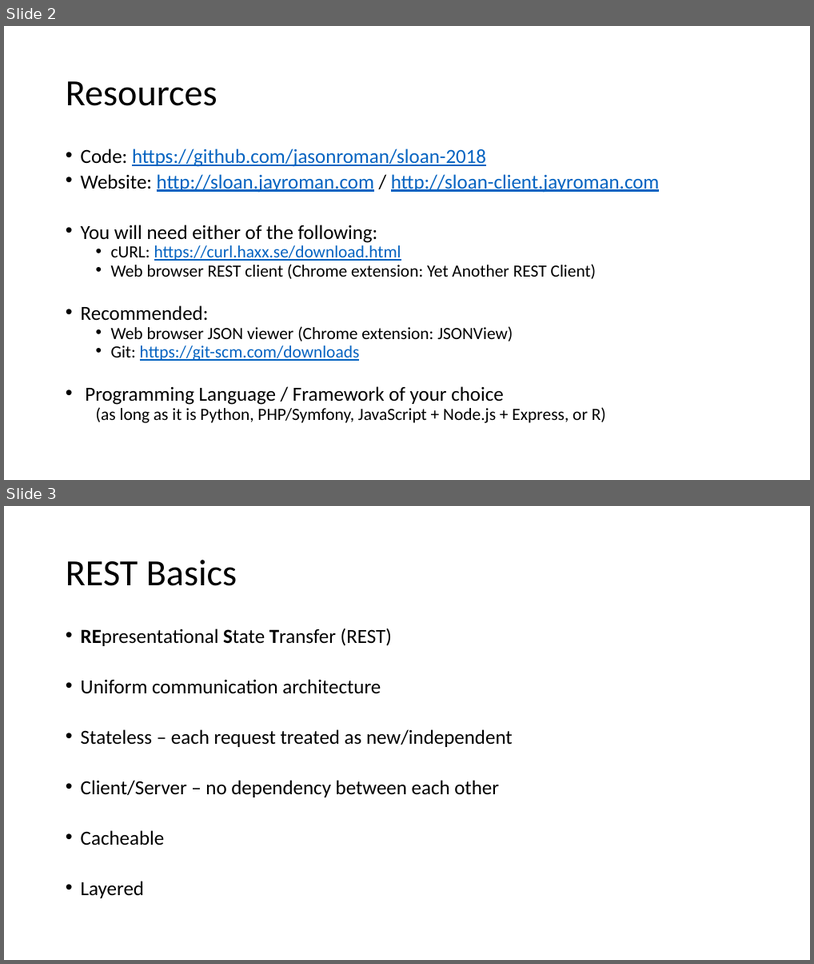
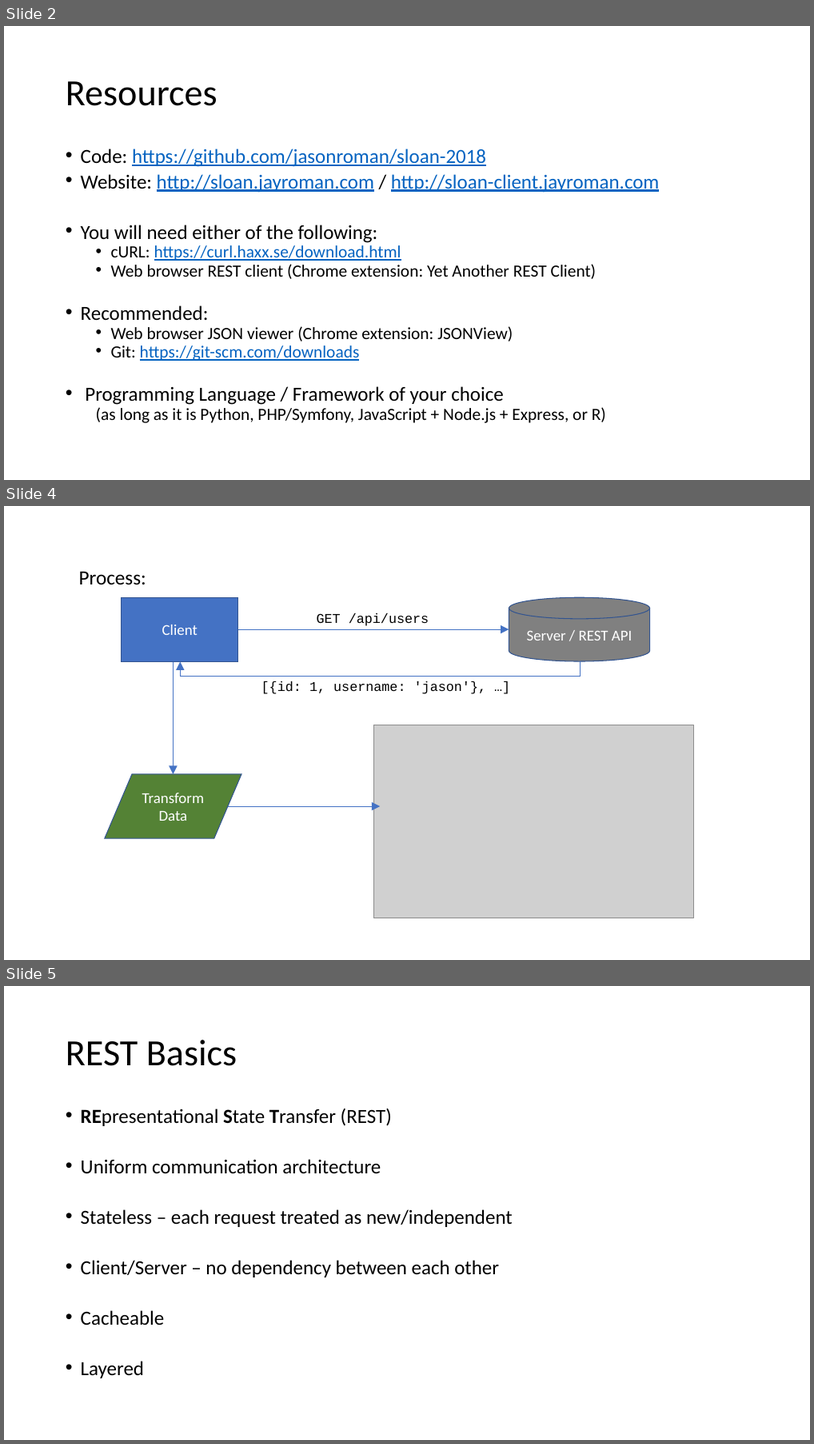
Before and after one commit to jasonroman/sloan-2018, a slide deck: presentation/rest-api-json-graphing.pptx. Shown one above the other, each under a label of ours: slides 2 and 3 before the commit, slides 2, 4 and 5 after it; the slides between them are not shown. The pictures are 814x964 and 814x1444 pixels, drawn with LibreOffice and Linux fonts; fonts in the diff are those of the drawing; grey boxes stand for pictures. Boxes give left, top, right and bottom in pixels: in the first picture for what was removed or moved away, otherwise in the second. Text is boxed around its words. In the diff, an @@ line names an element or a change of style, - is before the commit and + after.

```diff
--- a/presentation/rest-api-json-graphing.pptx
+++ b/presentation/rest-api-json-graphing.pptx
@@ slide 4 added at bbox=[4, 506, 810, 960], background #FFFFFF @@
@@ text added at bbox=[79, 571, 146, 584], 24 pt, text #000000 @@
+Process:
@@ rectangle added at bbox=[122, 597, 238, 661], fill #4472C4, outline #325491 1 pt, 18 pt, text #FFFFFF @@
+Client
@@ cylinder added at bbox=[509, 597, 650, 661], fill #808080, outline #325491 1 pt, 18 pt, text #FFFFFF @@
+Server / REST API
@@ text added at bbox=[317, 613, 430, 626], 16 pt, text #000000 @@
+GET /api/users
@@ arrow added from (238, 629) to (509, 629), #4472C4 0.5 pt @@
@@ arrow added from (174, 661) to (174, 774), #4472C4 0.5 pt @@
@@ elbow arrow added from (580, 661) to (180, 661), #4472C4 0.5 pt @@
@@ text added at bbox=[262, 681, 486, 694], 16 pt, text #000000 @@
+[{id: 1, username: 'jason'}, …]
@@ picture added at bbox=[374, 724, 694, 917] @@
@@ flow chart input output added at bbox=[105, 774, 242, 838], fill #548235, outline #325491 1 pt, 18 pt, text #FFFFFF @@
+Transform Data
@@ arrow added from (228, 806) to (380, 806), #4472C4 0.5 pt @@
@@ what was slide 3 is now slide 5 @@
```
Also in this commit, not shown: 6 slides changed, 1 other slide added, 5 other files.
